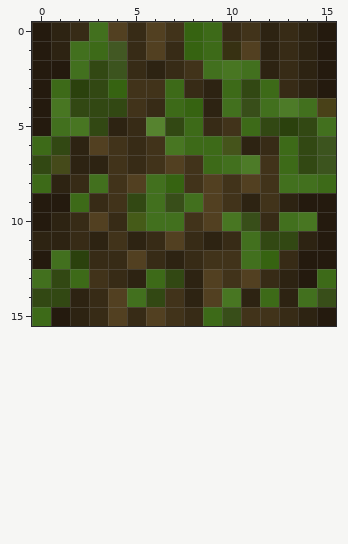
Pixel-art sprite, stored at nc_nature_mossy_tree_side.png. This is how it looked before the edit.
The file is 16x16 pixels. Colours within 5 levels of each other are drawn and written as one.
The same view after the edit:
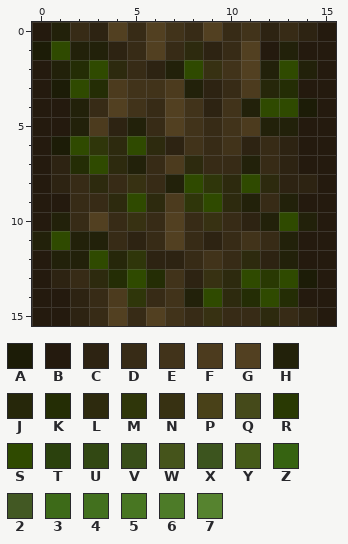
Palette (. is transparent): A #1c1c07  B #241a0e  C #2d2312  D #372b16  E #41331a  F #4c3b1e  G #524021  H #22210a  J #26270a  K #242d05  L #2d2a0e  M #2f360a  N #373112  P #494118  Q #454a1a  R #293903  S #2f4a00  T #2b410d  U #324813  V #384e19  W #45541b  X #3c541e  Y #455b18  Z #366311  2 #425823  3 #3d6a18  4 #42701e  5 #487622  6 #4d7b28  7 #56832f
The exact change:
Changed rows in their new state; - is an unchanged pixel.
first column x 0:
 0 -H-C----DG------
 1 ASHHC---LCD-BHB-
 2 -HKSL--HSNEGHSH-
 3 -ASKF--FH-DFJKB-
 4 -BHDG--GE-EHSSAB
 5 -BHF-HDGE--FHHBB
 6 BASMLSLCEDE--CBB
 7 BCKSLHDFLDDHDCBB
 8 B--LDNDHSMLSLCCB
 9 --D-LSLFMSLHDH--
10 -H---NDGDNDCHSH-
11 HSHHD------EDHB-
12 -HHSJMC---DLCH--
13 BCDLKSKE-NLSRSAB
14 BB--FMD-HSLKSKBB
15 B--------NDDL---
Where, in picture pixels (left, top, right, bottom), the same in both pictures:
changed: (32, 22, 336, 326)
